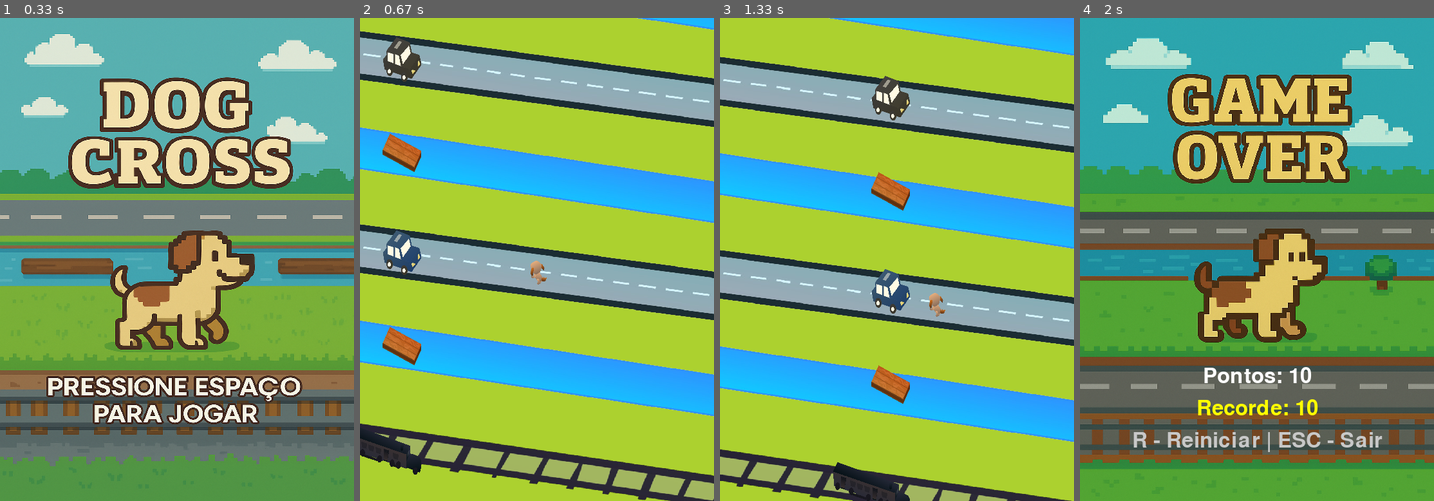
Above: before the commit, frames 1-4 (left to right).
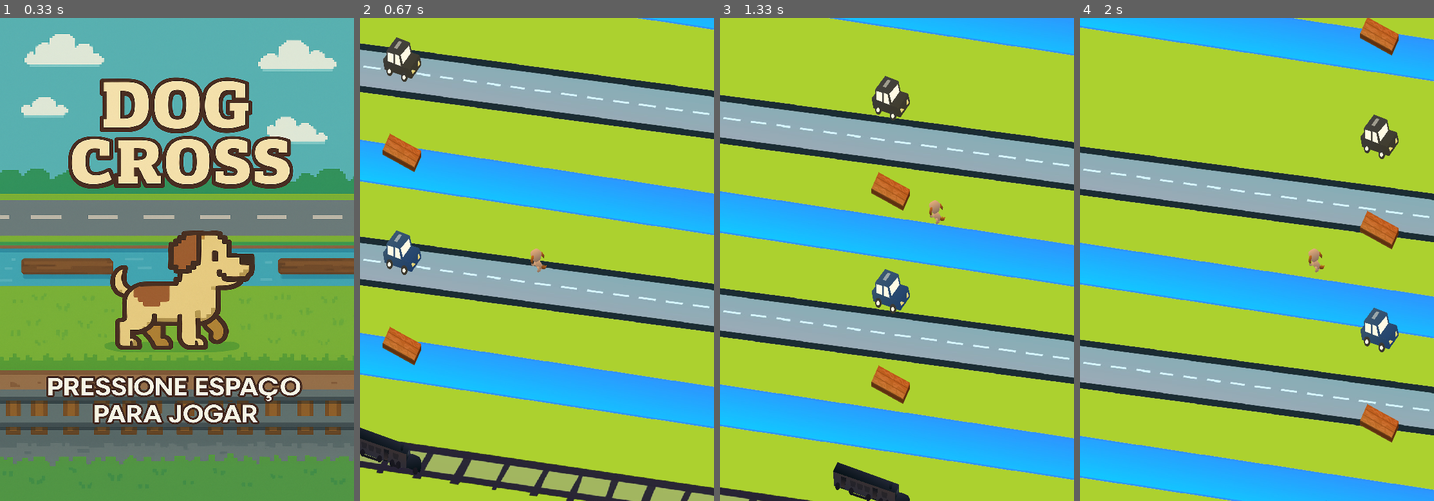
Above: after the commit, the same moments.

Repository: decov12/pygameandreeduardorafel
Game: pygame game, started from main.py
The game is run twice, just before and just after one commit, with the same random seed, the same clock (stepped at 60 frames per second) and the same inputs.
Inputs:
- Up to frame 1 (0.33 s): no input
- Up to frame 2 (0.67 s): tap Space at 0.33 s
- Up to frame 3 (1.33 s): hold Space 0.67-1.13 s; hold Right 0.67-1.13 s; hold Right from 1.17 s (still down); tap Space at 1.23 s
- Up to frame 4 (2 s): tap Space at 1.53, 1.73 s; release Right at 1.63 s; hold Right from 1.67 s (still down)

Frame 1 is identical in both runs. In frame 2, 34% of the frame differs, in the area x 0-100%, y 2-100%; in frame 3, 70%; in frame 4, 100%, in the area x 0-100%, y 0-100%.

Commit message:
jump com bg issue

Diff:
--- a/main.py
+++ b/main.py
@@ -94,6 +94,13 @@
         self.rect = self.image.get_rect()
         self.rect.centerx = WIDTH // 2
         self.rect.centery = HEIGHT // 2
+        self.is_jumping = False
+        self.jump_velocity_y = -(ROAD_HEIGHT/10)
+        self.jump_velocity_x = 0
+        self.gravity = 1
+        self.vel_y = 0
+        self.vel_x = 0
+        self.ground_y = self.rect.y
 
     def move_by(self, dx, dy):
         self.rect.x += dx
@@ -109,8 +116,35 @@
         if self.rect.bottom > HEIGHT:
             self.rect.bottom = HEIGHT
 
+    def jump(self):
+
+        if not self.is_jumping:
+            self.is_jumping = True
+            self.vel_y = self.jump_velocity_y
+            self.vel_x = self.jump_velocity_x
+            scroll_speed = 2
+
+        # manter dentro da tela
+        if self.rect.left < 0:
+            self.rect.left = 0
+        if self.rect.right > WIDTH:
+            self.rect.right = WIDTH
+        if self.rect.top < 0:
+            self.rect.top = 0
+        if self.rect.bottom > HEIGHT:
+            self.rect.bottom = HEIGHT
+
     def update(self):
-        self.rect.y += 1
+        if self.is_jumping:
+            self.rect.y += self.vel_y
+            self.rect.x += self.vel_x
+            self.vel_y += self.gravity
+
+            if self.rect.y >= self.ground_y:
+                self.rect.y = self.ground_y
+                self.is_jumping = False
+                self.vel_y = 0
+                self.vel_x = 0
 
 # Classe carro
 class Carro(pygame.sprite.Sprite):
@@ -184,7 +218,7 @@
         self.rect.y = y
         self.rect.x = 0
         self.id = id
-        self.scroll_speed = 1
+        self.scroll_speed = 1.5
 
     def update(self):
         self.rect.y += self.scroll_speed
@@ -236,8 +270,8 @@
                 return False
 
             elif event.type == pygame.KEYDOWN:
-                if event.key == pygame.K_UP:
-                    player.move_by(+15, -40)
+                if event.key == pygame.K_SPACE:
+                    player.jump()
                 elif event.key == pygame.K_LEFT:
                     player.move_by(-30, -5)
                 elif event.key == pygame.K_RIGHT:
